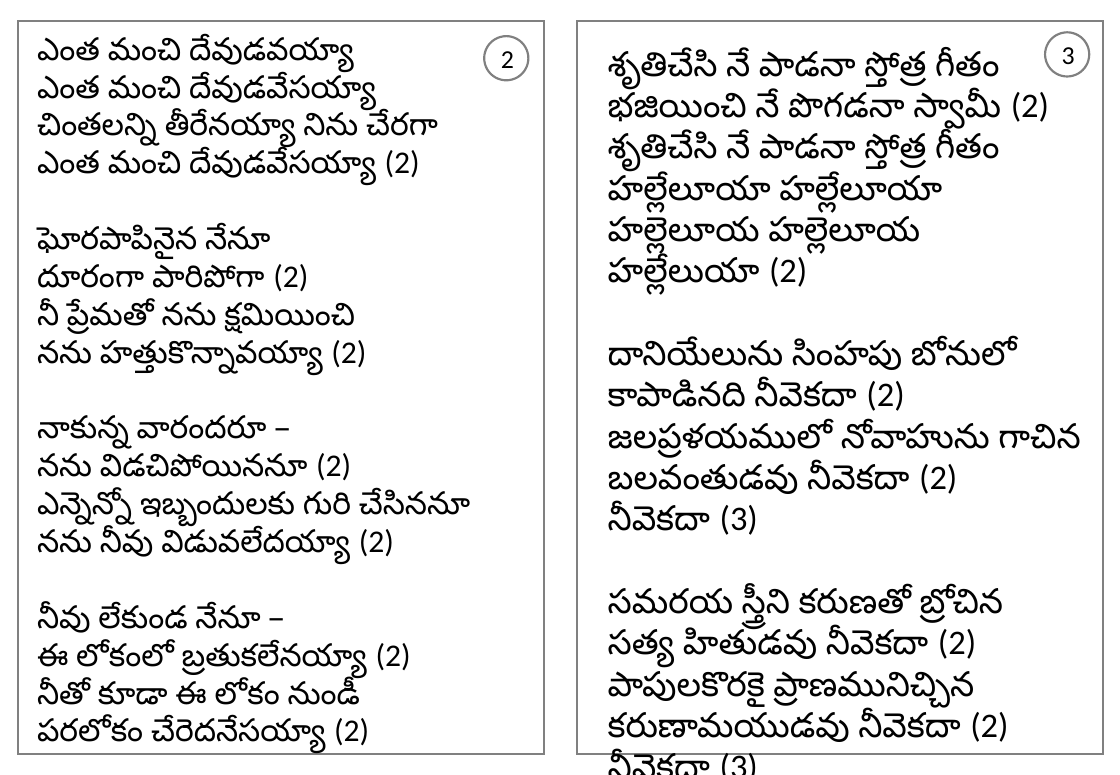
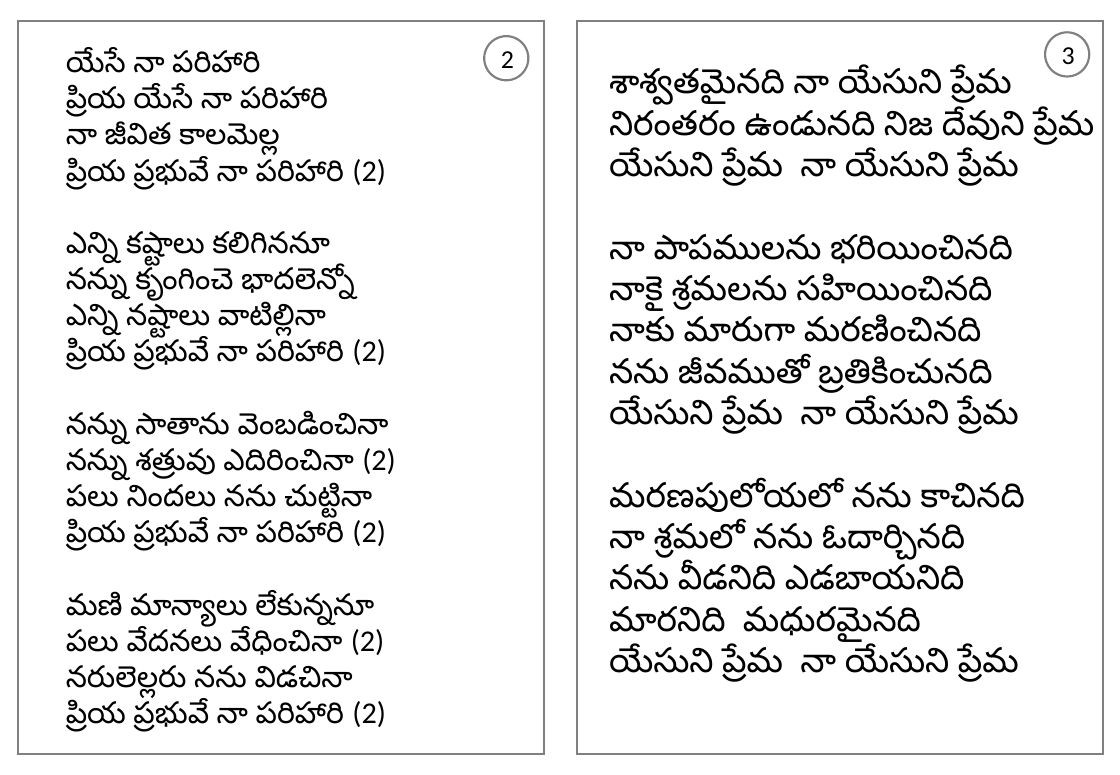
Before and after one commit to venu-webdev/songsDb, a slide deck: slide 2 of songsTemplate.pptx. Drawn at 1120x775 pixels with LibreOffice and Linux fonts; fonts in the diff are those of the drawing. Boxes give left, top, right and bottom in pixels: in the first picture for what was removed or moved away, otherwise in the second. Text is boxed around its words. In the diff, an @@ line names an element or a change of style, - is before the commit and + after.

```diff
--- a/songsTemplate.pptx
+++ b/songsTemplate.pptx
@@ text at (66,50,396,732): text changed; size 22 to 21 pt @@
-ఎంత మంచి దేవుడవయ్యా
-ఎంత మంచి దేవుడవేసయ్యా
-చింతలన్ని తీరేనయ్యా నిను చేరగా
-ఎంత మంచి దేవుడవేసయ్యా (2)
-ఘోరపాపినైన నేనూ
-దూరంగా పారిపోగా (2)
-నీ ప్రేమతో నను క్షమియించి
-నను హత్తుకొన్నావయ్యా (2)
-నాకున్న వారందరూ –
-నను విడచిపోయిననూ (2)
-ఎన్నెన్నో ఇబ్బందులకు గురి చేసిననూ
-నను నీవు విడువలేదయ్యా (2)
-నీవు లేకుండ నేనూ –
-ఈ లోకంలో బ్రతుకలేనయ్యా (2)
-నీతో కూడా ఈ లోకం నుండీ
-పరలోకం చేరెదనేసయ్యా (2)
+యేసే నా పరిహారి
+ప్రియ యేసే నా పరిహారి
+నా జీవిత కాలమెల్ల
+ప్రియ ప్రభువే నా పరిహారి (2)
+ఎన్ని కష్టాలు కలిగిననూ
+నన్ను కృంగించె భాదలెన్నో
+ఎన్ని నష్టాలు వాటిల్లినా
+ప్రియ ప్రభువే నా పరిహారి (2)
+నన్ను సాతాను వెంబడించినా
+నన్ను శత్రువు ఎదిరించినా (2)
+పలు నిందలు నను చుట్టినా
+ప్రియ ప్రభువే నా పరిహారి (2)
+మణి మాన్యాలు లేకున్ననూ
+పలు వేదనలు వేధించినా (2)
+నరులెల్లరు నను విడచినా
+ప్రియ ప్రభువే నా పరిహారి (2)
@@ text at (609,68,1094,682): text changed @@
-శృతిచేసి నే పాడనా స్తోత్ర గీతం
-భజియించి నే పొగడనా స్వామీ (2)
-శృతిచేసి నే పాడనా స్తోత్ర గీతం
-హల్లేలూయా హల్లేలూయా
-హల్లెలూయ హల్లెలూయ హల్లేలుయా (2)
-దానియేలును సింహపు బోనులో
-కాపాడినది నీవెకదా (2)
-జలప్రళయములో నోవాహును గాచిన
-బలవంతుడవు నీవెకదా (2)
-నీవెకదా (3)
-సమరయ స్త్రీని కరుణతో బ్రోచిన
-సత్య హితుడవు నీవెకదా (2)
-పాపులకొరకై ప్రాణమునిచ్చిన
-కరుణామయుడవు నీవెకదా (2)
-నీవెకదా (3)
+శాశ్వతమైనది నా యేసుని ప్రేమ
+నిరంతరం ఉండునది నిజ దేవుని ప్రేమ
+యేసుని ప్రేమ నా యేసుని ప్రేమ
+నా పాపములను భరియించినది
+నాకై శ్రమలను సహియించినది
+నాకు మారుగా మరణించినది
+నను జీవముతో బ్రతికించునది
+యేసుని ప్రేమ నా యేసుని ప్రేమ
+మరణపులోయలో నను కాచినది
+నా శ్రమలో నను ఓదార్చినది
+నను వీడనిది ఎడబాయనిది
+మారనిది మధురమైనది
+యేసుని ప్రేమ నా యేసుని ప్రేమ
```
Also in this commit, not shown: 1 other slide changed, 4 other files.
